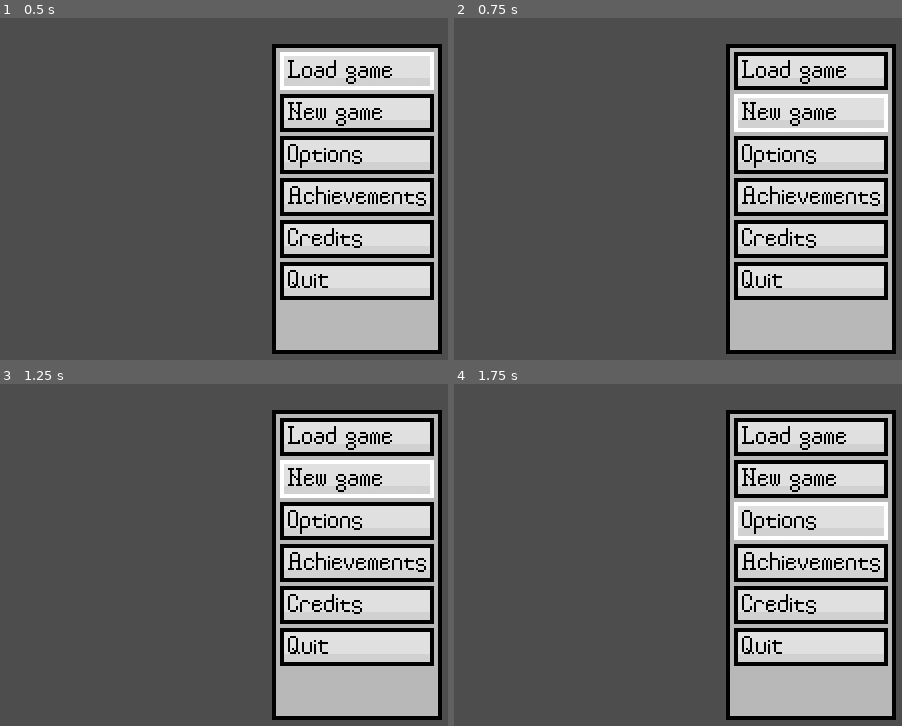
Above: before the commit, frames 1-4 (two rows, left to right).
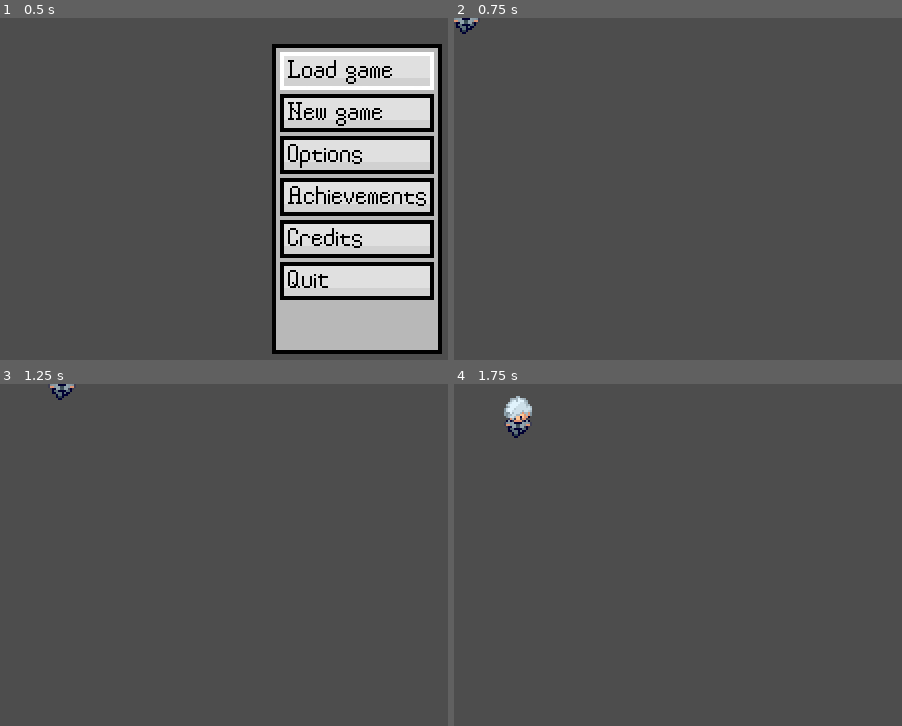
Above: after the commit, the same moments.

Repository: Elvin-Smile/Apellations-Persona
Game: Godot game, scene res://0z_Scenes/main.tscn
Same seed, same stepped clock (60 frames per second), same inputs: the game is played once before the commit and once after it.
Inputs:
- Up to frame 1 (0.5 s): no input
- Up to frame 2 (0.75 s): tap Enter at 0.5 s; hold D (Right) from 0.53 s (still down); tap Space (Confirm) at 0.6 s
- Up to frame 3 (1.25 s): keep holding D (Right)
- Up to frame 4 (1.75 s): release D (Right) at 1.28 s; hold S (Down) from 1.28 s (still down); tap Space (Confirm) at 1.35 s

Frame 1 is identical in both runs. In frame 2, 35% of the frame differs, in the area x 0-99%, y 0-99%; in frame 3, 35%; in frame 4, 35%, in the area x 11-99%, y 3-99%.

Commit message:
Accomplice Guy Stage 1

Diff:
--- /dev/null
+++ b/0z_Scenes/guy's.tscn
@@ -0,0 +1,7 @@
+[gd_scene load_steps=2 format=3 uid="uid://6sftdgl0by6g"]
+
+[ext_resource type="PackedScene" uid="uid://geh42eeyin7c" path="res://0z_Scenes/marko_v01.tscn" id="1_2xbgb"]
+
+[node name="Guy\'s" type="Node2D"]
+
+[node name="Marko" parent="." instance=ExtResource("1_2xbgb")]
--- a/0z_Scenes/main.tscn
+++ b/0z_Scenes/main.tscn
@@ -7,7 +7,7 @@
 [ext_resource type="Texture2D" uid="uid://x374rhd8fs41" path="res://MainMenu/achievements_v00.png" id="5_sypwb"]
 [ext_resource type="Texture2D" uid="uid://cc0rfjn57f4fs" path="res://MainMenu/credits_v00.png" id="6_5drr1"]
 [ext_resource type="Texture2D" uid="uid://bovpafob0mn1t" path="res://MainMenu/quit_v00.png" id="7_1va6o"]
-[ext_resource type="Script" path="res://0z_Scenes/main_menu_buttons.gd" id="8_r6lwq"]
+[ext_resource type="Script" uid="uid://07w52nqie5yk" path="res://0z_Scripts/main_menu_buttons.gd" id="8_54t02"]
 [ext_resource type="Texture2D" uid="uid://bfv2aofl8ln87" path="res://MainMenu/main_menu_button_v01.png" id="9_hxqed"]
 
 [node name="Main" type="Node2D"]
@@ -56,7 +56,7 @@
 offset_top = 0.0800018
 offset_right = 0.0699959
 offset_bottom = 0.0800018
-script = ExtResource("8_r6lwq")
+script = ExtResource("8_54t02")
 
 [node name="LoadGameButtonSprite" type="Sprite2D" parent="MainMenuButtons"]
 visible = false
--- /dev/null
+++ b/0z_Scenes/marko_v01.tscn
@@ -0,0 +1,19 @@
+[gd_scene load_steps=4 format=3 uid="uid://geh42eeyin7c"]
+
+[ext_resource type="Script" uid="uid://cuba4ephfkfme" path="res://accomplice_guy_class.gd" id="1_s32s5"]
+[ext_resource type="Texture2D" uid="uid://fbmii74usmb5" path="res://Marko Petriković/petrikovic_s0_v0.png" id="2_rm3ia"]
+
+[sub_resource type="RectangleShape2D" id="RectangleShape2D_t3k04"]
+size = Vector2(16, 16)
+
+[node name="Marko" type="CharacterBody2D"]
+script = ExtResource("1_s32s5")
+metadata/_custom_type_script = "uid://cuba4ephfkfme"
+
+[node name="Petrikovic" type="Sprite2D" parent="."]
+position = Vector2(0, -4)
+texture = ExtResource("2_rm3ia")
+hframes = 12
+
+[node name="Guberina" type="CollisionShape2D" parent="."]
+shape = SubResource("RectangleShape2D_t3k04")
--- a/0z_Scenes/main_menu_buttons.gd
+++ b/0z_Scripts/main_menu_buttons.gd
@@ -1,12 +1,18 @@
 extends OptionList
+
+func button_press():
+	pass;
 
 func _process(delta):
 	super._process(delta);
 	if (Input.is_action_just_pressed("Confirm")):
 		match (pointer):
+			#Load game
 			0:
 				pass;
+			#New Game
 			1:
+				get_tree().change_scene_to_file("res://0z_Scenes/guy's.tscn");
 				pass;
 			2:
 				pass;
--- /dev/null
+++ b/0z_Scripts/marko.gd
@@ -0,0 +1 @@
+pass;
--- /dev/null
+++ b/accomplice_guy_class.gd
@@ -0,0 +1,41 @@
+@icon("res://accomplice_guy_icon.png")
+extends Guy
+class_name AccompliceGuy
+
+const pixel_speed : int = 1;
+const tile_size : int = 16;
+const movement_delay : int = 5;
+var coordinate : Vector2 = Vector2.ZERO;
+var goal : Vector2 = Vector2.ZERO;
+var movement : Vector2 = Vector2.ZERO;
+var delta_movement_time = movement_delay;
+var moving : bool = false;
+var huh : bool = false;
+
+func _ready():
+	pass;
+
+#preraditi sve!!!!!!!
+
+func _process(_delta):
+	if ((position == goal) and (delta_movement_time >= movement_delay)):
+		goal.y += Input.get_axis("Up", "Down")*tile_size;
+		movement.x = 0; movement.y = Input.get_axis("Up", "Down")*pixel_speed;
+		moving = true;
+	if ((position == goal) and (delta_movement_time >= movement_delay)):
+		goal.x += Input.get_axis("Left", "Right")*tile_size;
+		movement.x = Input.get_axis("Left", "Right")*pixel_speed; movement.y = 0;
+		moving = true;
+
+func _physics_process(_delta):
+	huh = moving;
+	if (!moving):
+		delta_movement_time += 1;
+		if (delta_movement_time > movement_delay): delta_movement_time = movement_delay;
+
+	if (huh): delta_movement_time += 1;
+	if (huh): position += movement;
+	if (position == goal):
+		if (moving): delta_movement_time = 0;
+		moving = false;
+		movement = Vector2.ZERO;
--- /dev/null
+++ b/apellator_guy_class.gd
@@ -0,0 +1,3 @@
+@icon("res://apellator_guy.png")
+extends Guy
+class_name ApellatorGuy
--- /dev/null
+++ b/guy_class.gd
@@ -0,0 +1,3 @@
+@icon("res://guy_icon.png")
+extends CharacterBody2D
+class_name Guy
--- a/project.godot
+++ b/project.godot
@@ -10,9 +10,9 @@
 
 [application]
 
-config/name="apellations-persona_00"
+config/name="apellations-persona_00_01"
 run/main_scene="res://0z_Scenes/main.tscn"
-config/features=PackedStringArray("4.1", "Mobile")
+config/features=PackedStringArray("4.5", "Mobile")
 config/icon="res://icon.svg"
 
 [display]
@@ -28,35 +28,37 @@
 
 Left={
 "deadzone": 0.5,
-"events": [Object(InputEventKey,"resource_local_to_scene":fa …(171 unchanged characters)… keycode":65,"key_label":0,"unicode":97,"echo":false,"script":null)
-, Object(InputEventKey,"resource_local_to_scene":false,"reso …(166 unchanged characters)… ode":4194319,"key_label":0,"unicode":0,"echo":false,"script":null)
+"events": [Object(InputEventKey,"resource_local_to_scene":fa …(171 unchanged characters)… keycode":65,"key_label":0,"unicode":97,"location":0,"echo":false,"script":null)
+, Object(InputEventKey,"resource_local_to_scene":false,"reso …(166 unchanged characters)… ode":4194319,"key_label":0,"unicode":0,"location":0,"echo":false,"script":null)
 ]
 }
 Right={
 "deadzone": 0.5,
-"events": [Object(InputEventKey,"resource_local_to_scene":fa …(172 unchanged characters)… eycode":68,"key_label":0,"unicode":100,"echo":false,"script":null)
-, Object(InputEventKey,"resource_local_to_scene":false,"reso …(166 unchanged characters)… ode":4194321,"key_label":0,"unicode":0,"echo":false,"script":null)
+"events": [Object(InputEventKey,"resource_local_to_scene":fa …(172 unchanged characters)… eycode":68,"key_label":0,"unicode":100,"location":0,"echo":false,"script":null)
+, Object(InputEventKey,"resource_local_to_scene":false,"reso …(166 unchanged characters)… ode":4194321,"key_label":0,"unicode":0,"location":0,"echo":false,"script":null)
 ]
 }
 Up={
 "deadzone": 0.5,
-"events": [Object(InputEventKey,"resource_local_to_scene":fa …(172 unchanged characters)… eycode":87,"key_label":0,"unicode":119,"echo":false,"script":null)
-, Object(InputEventKey,"resource_local_to_scene":false,"reso …(166 unchanged characters)… ode":4194320,"key_label":0,"unicode":0,"echo":false,"script":null)
+"events": [Object(InputEventKey,"resource_local_to_scene":fa …(172 unchanged characters)… eycode":87,"key_label":0,"unicode":119,"location":0,"echo":false,"script":null)
+, Object(InputEventKey,"resource_local_to_scene":false,"reso …(166 unchanged characters)… ode":4194320,"key_label":0,"unicode":0,"location":0,"echo":false,"script":null)
 ]
 }
 Down={
 "deadzone": 0.5,
-"events": [Object(InputEventKey,"resource_local_to_scene":fa …(172 unchanged characters)… eycode":83,"key_label":0,"unicode":115,"echo":false,"script":null)
-, Object(InputEventKey,"resource_local_to_scene":false,"reso …(166 unchanged characters)… ode":4194322,"key_label":0,"unicode":0,"echo":false,"script":null)
+"events": [Object(InputEventKey,"resource_local_to_scene":fa …(172 unchanged characters)… eycode":83,"key_label":0,"unicode":115,"location":0,"echo":false,"script":null)
+, Object(InputEventKey,"resource_local_to_scene":false,"reso …(166 unchanged characters)… ode":4194322,"key_label":0,"unicode":0,"location":0,"echo":false,"script":null)
 ]
 }
 Confirm={
 "deadzone": 0.5,
-"events": [Object(InputEventKey,"resource_local_to_scene":fa …(171 unchanged characters)… keycode":32,"key_label":0,"unicode":32,"echo":false,"script":null)
+"events": [Object(InputEventKey,"resource_local_to_scene":fa …(171 unchanged characters)… keycode":32,"key_label":0,"unicode":32,"location":0,"echo":false,"script":null)
+, Object(InputEventKey,"resource_local_to_scene":false,"resource_name":"","device":-1,"window_id":0,"alt_pressed":false,"shift_pressed":false,"ctrl_pressed":false,"meta_pressed":false,"pressed":false,"keycode":0,"physical_keycode":4194309,"key_label":0,"unicode":0,"location":0,"echo":false,"script":null)
 ]
 }
 
 [rendering]
 
+textures/canvas_textures/default_texture_filter=0
 renderer/rendering_method="mobile"
 2d/snap/snap_2d_transforms_to_pixel=true
Not shown, added: 0z_Scripts/main_menu_buttons.gd.uid
Not shown, added: 0z_Scripts/marko.gd.uid
Binary file added: Marko Petriković/brendan_from_pokemon_emerald_00.png
Not shown, added: Marko Petriković/brendan_from_pokemon_emerald_00.png.import
Binary file added: Marko Petriković/petrikovic_s0_v0.png
Not shown, added: Marko Petriković/petrikovic_s0_v0.png.import
Binary file added: Marko Petriković/template_000.png
Not shown, added: Marko Petriković/template_000.png.import
Binary file added: Marko Petriković/template_001.png
Not shown, added: Marko Petriković/template_001.png.import
Binary file added: Marko Petriković/template_002.png
Not shown, added: Marko Petriković/template_002.png.import
(and 11 more such lines)
